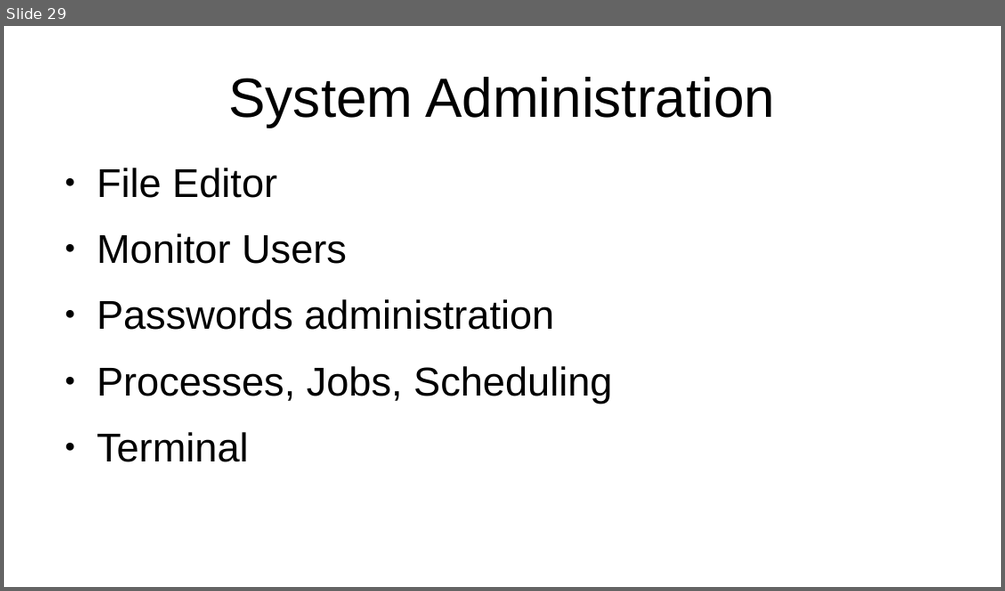
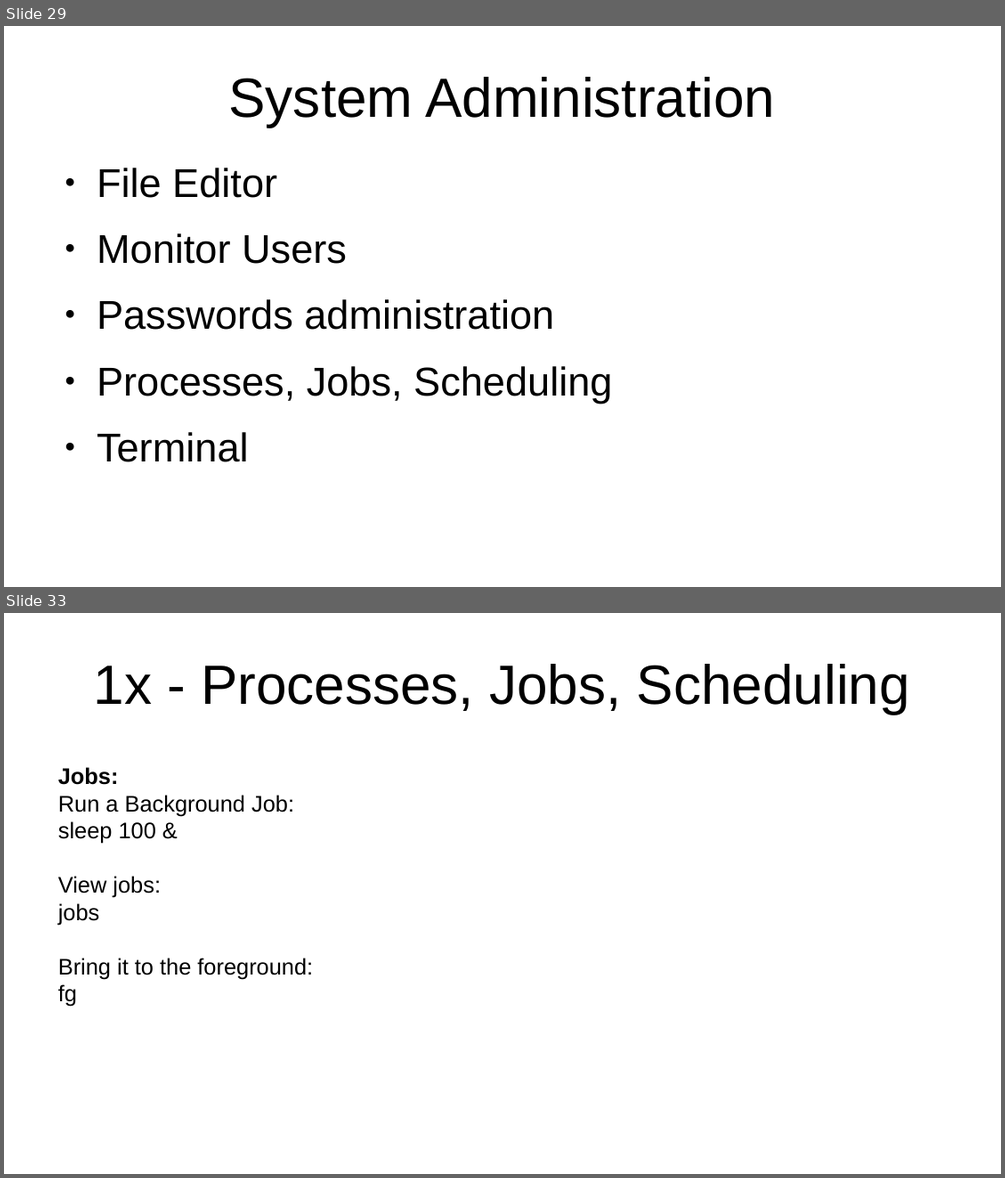
Before and after one commit to devopsdelivery/yoda, a slide deck: linuxExercisesv0.1.odp. Shown one above the other, each under a label of ours: slide 29 before the commit, slides 29 and 33 after it; the slides between them are not shown. The pictures are 1005x591 and 1005x1178 pixels, drawn with LibreOffice and Linux fonts; fonts in the diff are those of the drawing. Boxes give left, top, right and bottom in pixels: in the first picture for what was removed or moved away, otherwise in the second. Text is boxed around its words. In the diff, an @@ line names an element or a change of style, - is before the commit and + after.

```diff
--- a/linuxExercisesv0.1.odp
+++ b/linuxExercisesv0.1.odp
@@ slide 33 added at [4,613,1001,1174], background #FFFFFF @@
@@ title added at [94,664,910,714], 44 pt, text #000000 @@
+1x - Processes, Jobs, Scheduling
@@ text added at [58,767,313,1006], 18 pt, text #000000 @@
+Jobs:
+Run a Background Job:
+sleep 100 &
+View jobs:
+jobs
+Bring it to the foreground:
+fg
```
Also in this commit, not shown: 1 slide changed, 6 other slides added, 2 slides removed, 2 other files.
